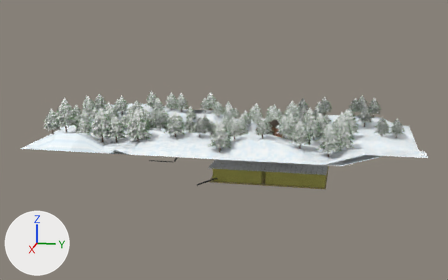
Before and after pictures for a commit that changed the glTF model src/models/env/mountains_and_stuff2.glb.
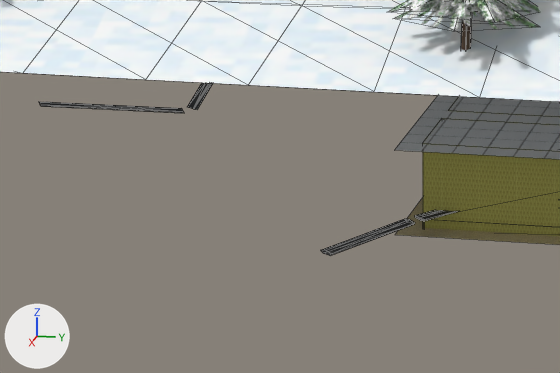
Each version is shown whole from a camera (50 mm lens) standing at (163.8, 19.0, 38.4) and looking at (2.3, -13.3, -2.0), then close up on the part from 32% to 53% of the width and 51% to 73% of the height. Lighting does not change. The marker at lower left points along +X, +Y and +Z. The close-ups show mesh edges as thin lines. Where no turn or scale is listed for an object, it has been applied to the vertices.

Objects in the first close-up: 'Plane.002', 'backrooms-ceiling', 'backrooms-floor', 'backrooms-walls', 'table-legs.002', 'tree.098'.
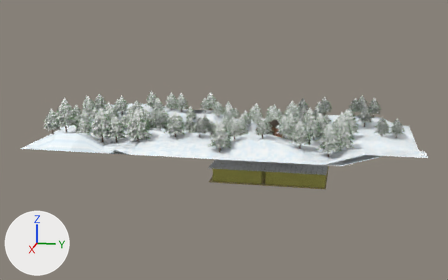
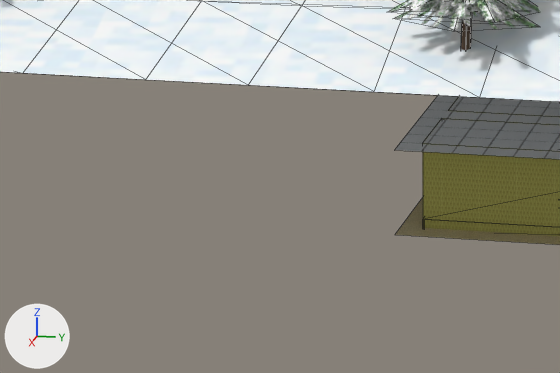
The change, as a diff of the scene's bpy script:
```diff
--- a/src/models/env/mountains_and_stuff2.glb.py
+++ b/src/models/env/mountains_and_stuff2.glb.py
@@ ob_table_legs_002 @@
-ob_table_legs_002 = bpy.data.objects.new('table-legs.002', me_cylinder_150)
-ob_table_legs_002.location = (13.13, -12.05, -9.24)
```

Boxes (x1, y1, x2, y2) around the edits, measured in the close-ups (560 x 373 px):
'table-legs.002', deleted: before (39, 83, 459, 256)
